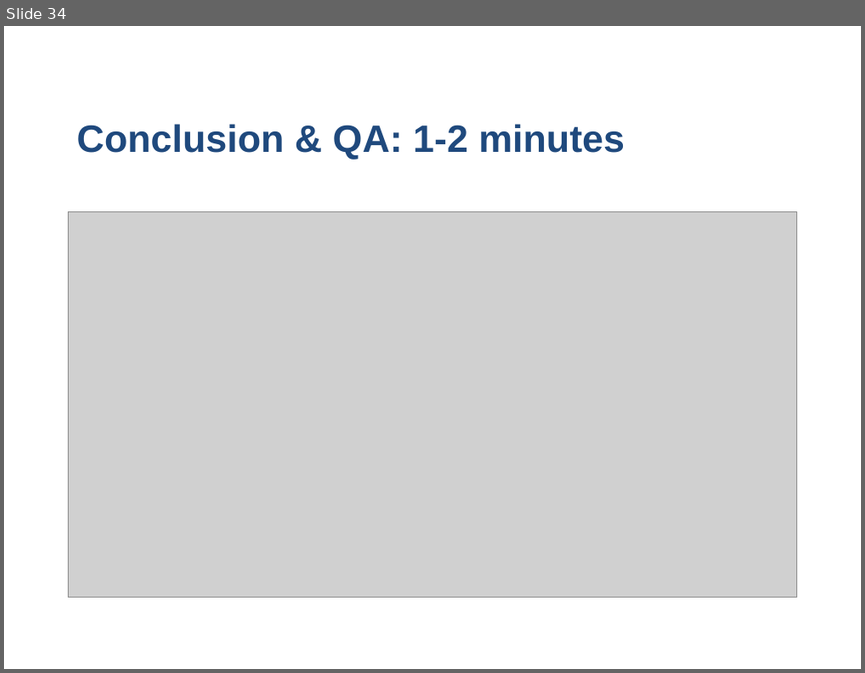
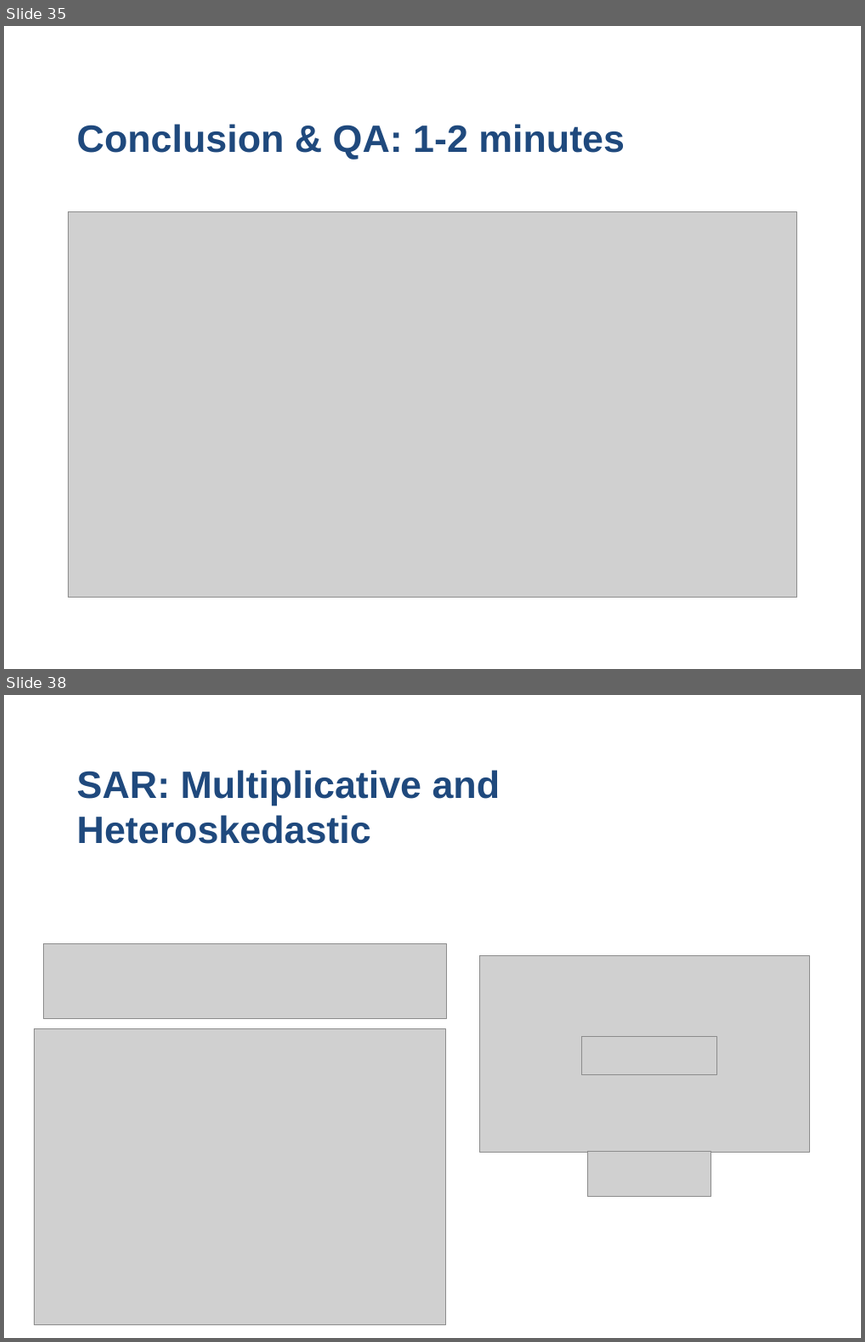
Before and after one commit to stivo-suong/thesis-latex-dev, a slide deck: oral_defense/Scalar & Homoskedastic Models for SAR & POLSAR.pptx.ppt. Shown one above the other, each under a label of ours: slide 34 before the commit, slides 35 and 38 after it; the slides between them are not shown. The pictures are 865x673 and 865x1342 pixels, drawn with LibreOffice and Linux fonts; fonts in the diff are those of the drawing; grey boxes stand for pictures; background and template pictures are left out. Boxes give left, top, right and bottom in pixels: in the first picture for what was removed or moved away, otherwise in the second. Text is boxed around its words. In the diff, an @@ line names an element or a change of style, - is before the commit and + after.

```diff
--- a/oral_defense/Scalar & Homoskedastic Models for SAR & POLSAR.pptx.ppt
+++ b/oral_defense/Scalar & Homoskedastic Models for SAR & POLSAR.pptx.ppt
@@ slide 38 added at (4, 695, 861, 1338), background #FFFFFF @@
@@ title added at (77, 770, 500, 844), 32 pt, text #1F497D, bold @@
+SAR: Multiplicative and Heteroskedastic
@@ picture added at (43, 943, 446, 1018) @@
@@ picture added at (479, 955, 809, 1151) @@
@@ picture added at (34, 1029, 445, 1325) @@
@@ picture added at (581, 1037, 716, 1076) @@
@@ picture added at (587, 1151, 711, 1196) @@
@@ what was slide 34 is now slide 35 @@
```
Also in this commit, not shown: 3 slides changed, 4 other slides added, 1 slide removed, 2 other files.
